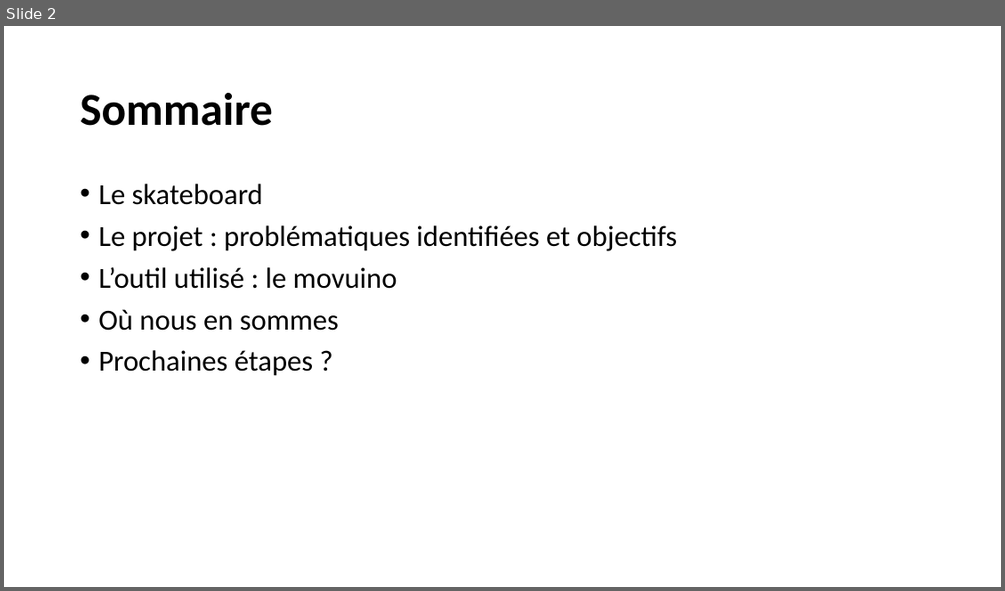
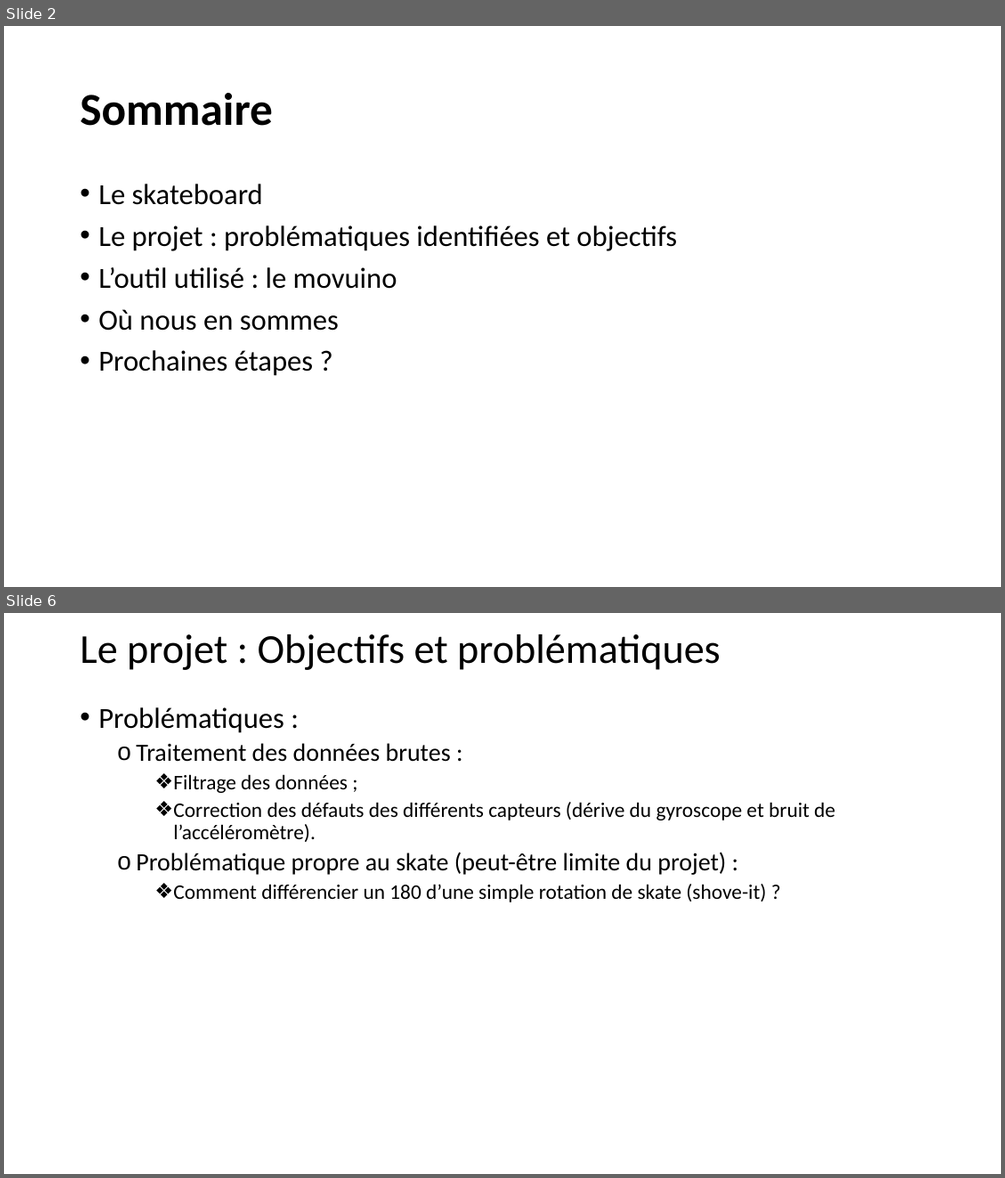
Before and after one commit to libcraps/SkateboardXXX3000, a slide deck: 00 - Documentation/presentation_eric/presentation_lancement_projet.pptx. Shown one above the other, each under a label of ours: slide 2 before the commit, slides 2 and 6 after it; the slides between them are not shown. The pictures are 1005x591 and 1005x1178 pixels, drawn with LibreOffice and Linux fonts; fonts in the diff are those of the drawing. Boxes give left, top, right and bottom in pixels: in the first picture for what was removed or moved away, otherwise in the second. Text is boxed around its words. In the diff, an @@ line names an element or a change of style, - is before the commit and + after.

```diff
--- a/00 - Documentation/presentation_eric/presentation_lancement_projet.pptx
+++ b/00 - Documentation/presentation_eric/presentation_lancement_projet.pptx
@@ slide 6 added at (4, 613, 1001, 1174), background #FFFFFF @@
@@ title added at (80, 634, 720, 670), 39.6 pt, text #000000 @@
+Le projet : Objectifs et problématiques
@@ text added at (98, 707, 835, 902), 20 pt, text #000000 @@
+• Problématiques :
+  o Traitement des données brutes :
+    ❖ Filtrage des données ;
+    ❖ Correction des défauts des différents capteurs (dérive du gyroscope et bruit de l’accéléromètre).
+  o Problématique propre au skate (peut-être limite du projet) :
+    ❖ Comment différencier un 180 d’une simple rotation de skate (shove-it) ?
```
Also in this commit, not shown: 5 slides changed, 6 other slides added, 3 slides removed, 1 other file.
